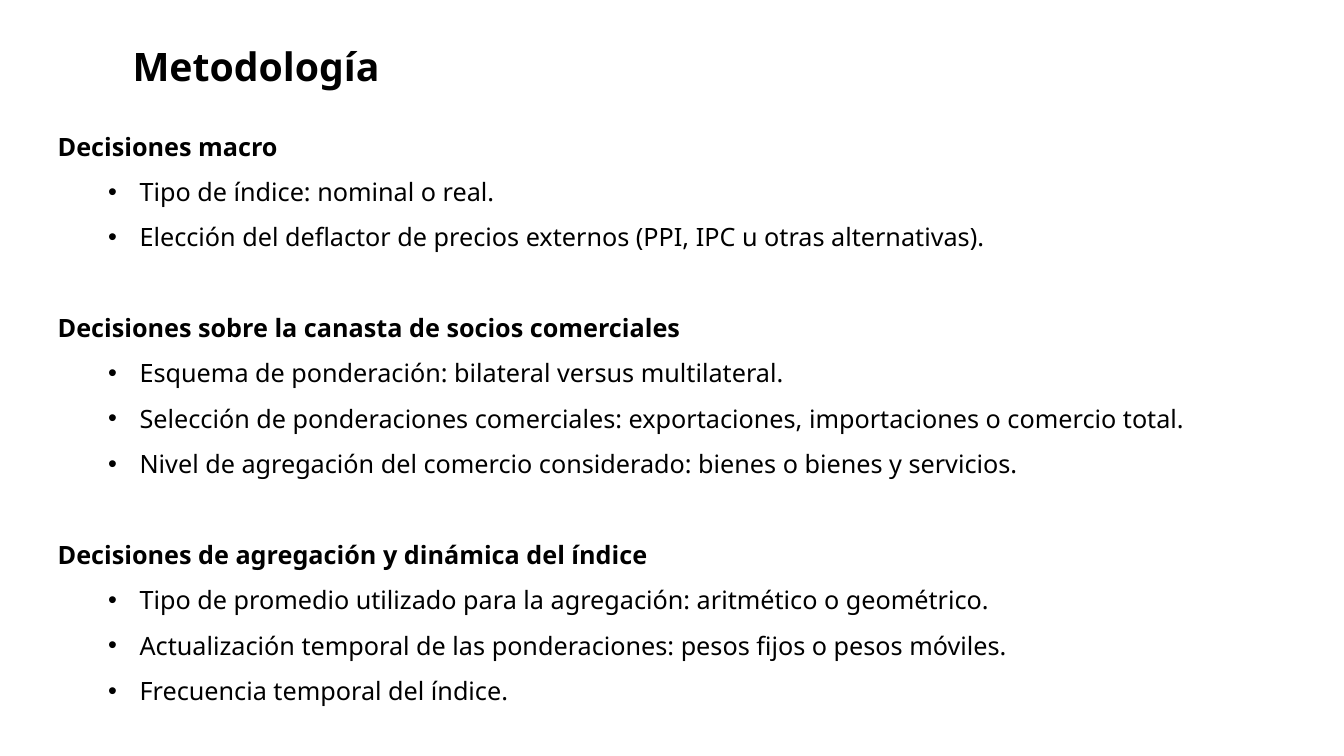
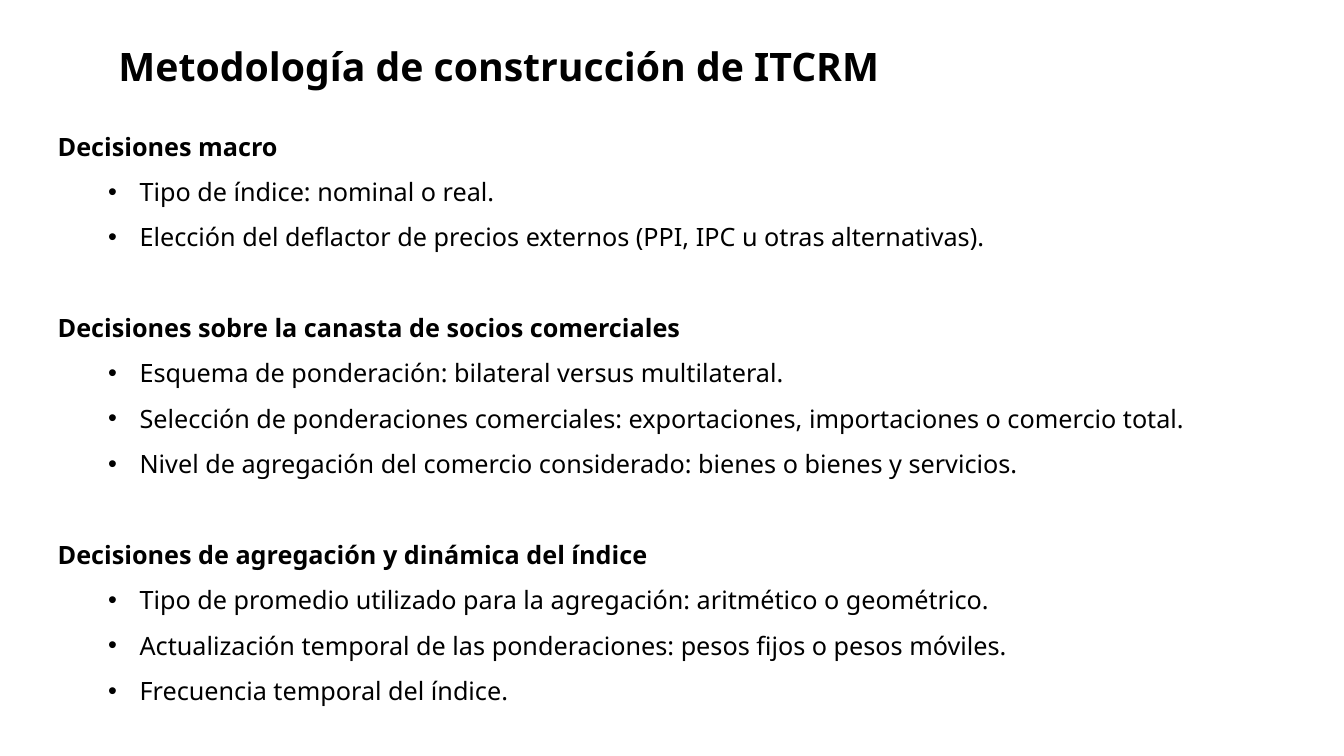
Before and after one commit to franlecam/Paper-ITCRM.SF, a slide deck: slide 3 of Archivos de trabajo/Yami/Paper ITCRM avances.pptx (slide 6 before the commit). Drawn at 1344x756 pixels with LibreOffice and Linux fonts; fonts in the diff are those of the drawing; background and template pictures are left out. Boxes give left, top, right and bottom in pixels: in the first picture for what was removed or moved away, otherwise in the second. Text is boxed around its words. In the diff, an @@ line names an element or a change of style, - is before the commit and + after.

```diff
--- a/Archivos de trabajo/Yami/Paper ITCRM avances.pptx
+++ b/Archivos de trabajo/Yami/Paper ITCRM avances.pptx
@@ text at box(118, 51, 879, 91): text changed @@
-Metodología
+Metodología de construcción de ITCRM
```
Also in this commit, not shown: 4 other slides changed, 4 slides added, 2 slides removed, 1 other file.
